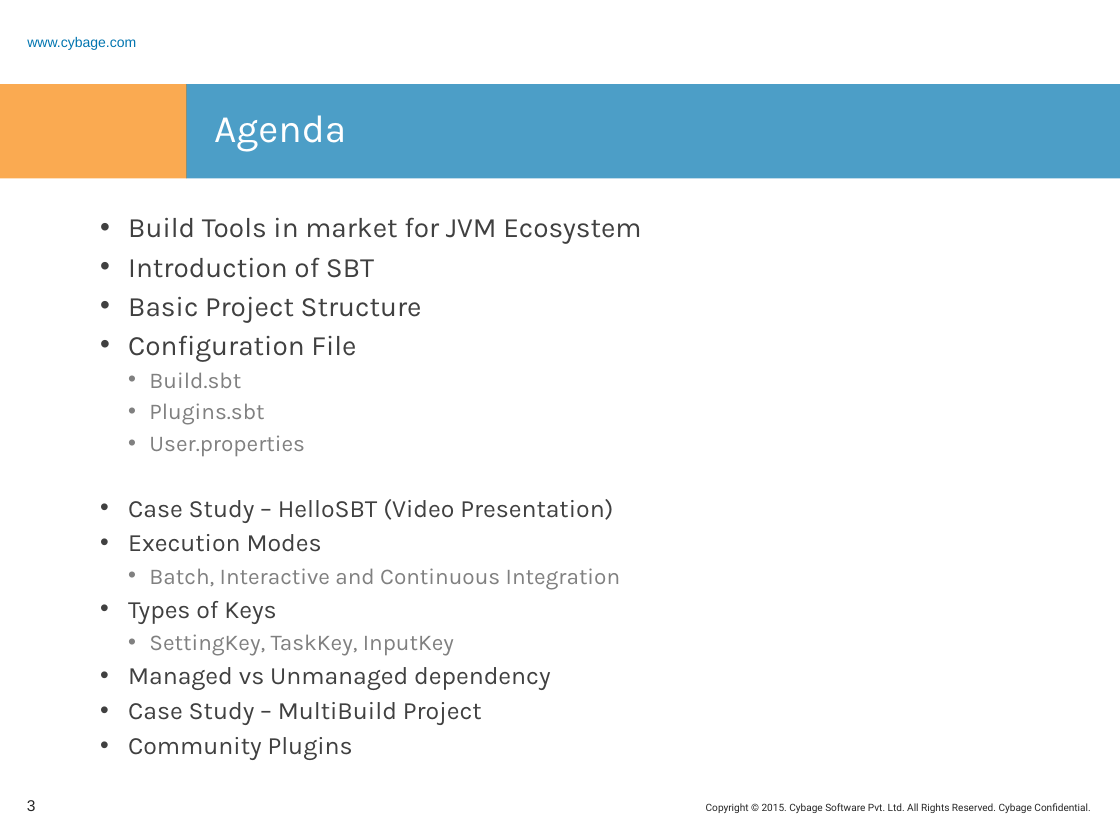
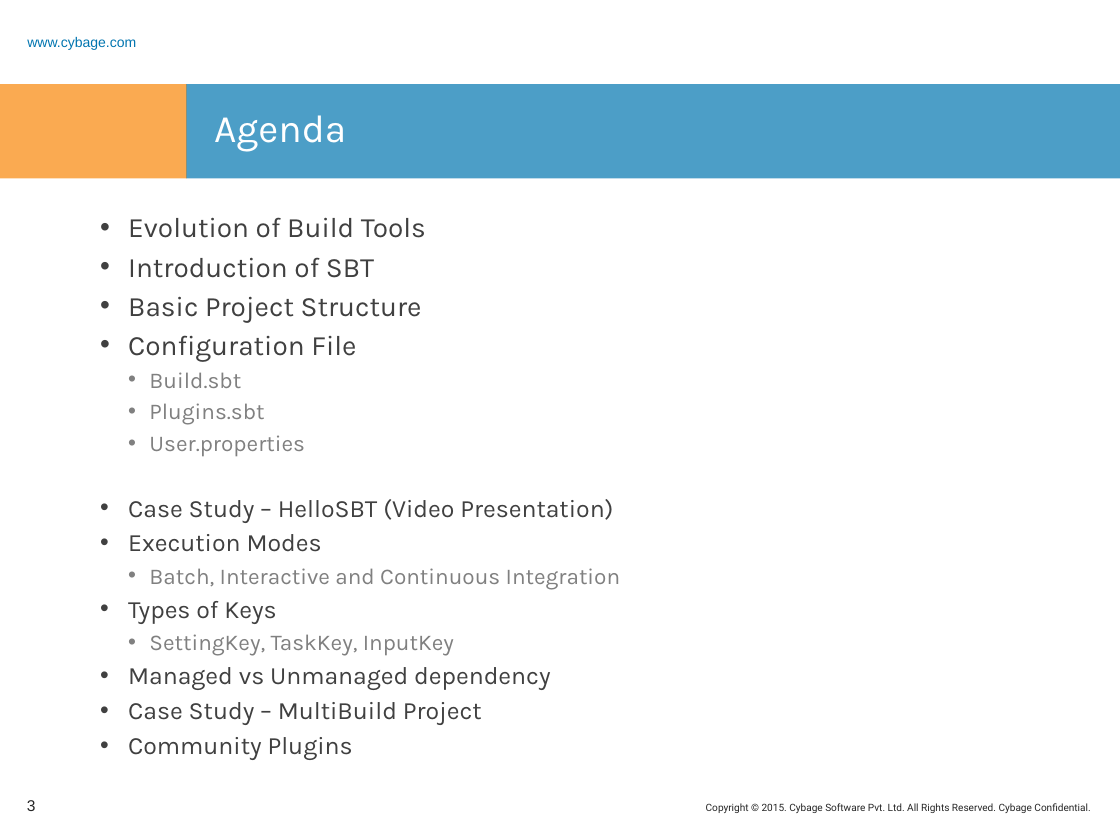
Before and after one commit to rashmitk/Documentation, a slide deck: slide 3 of SBT/SBT.pptx. Drawn at 1120x840 pixels with LibreOffice and Linux fonts; fonts in the diff are those of the drawing; background and template pictures are left out. Boxes give left, top, right and bottom in pixels: in the first picture for what was removed or moved away, otherwise in the second. Text is boxed around its words. In the diff, an @@ line names an element or a change of style, - is before the commit and + after.

Commit message:
Added Build evolution and history details

```diff
--- a/SBT/SBT.pptx
+++ b/SBT/SBT.pptx
@@ text at (x1=128, y1=217, x2=426, y2=238): text changed @@
-• Build Tools in market for JVM Ecosystem
+• Evolution of Build Tools
```
Also in this commit, not shown: 3 other slides changed, 7 slides added.
